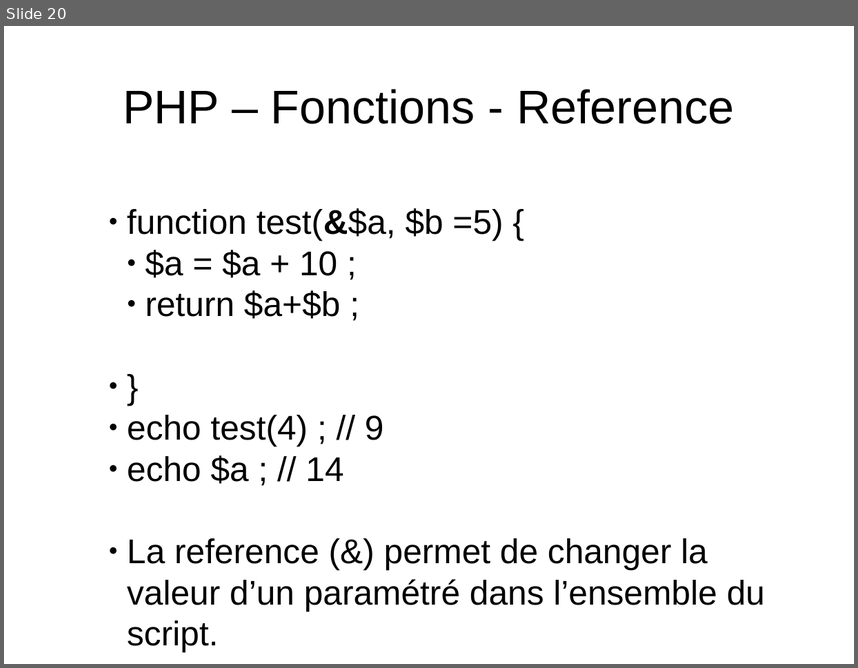
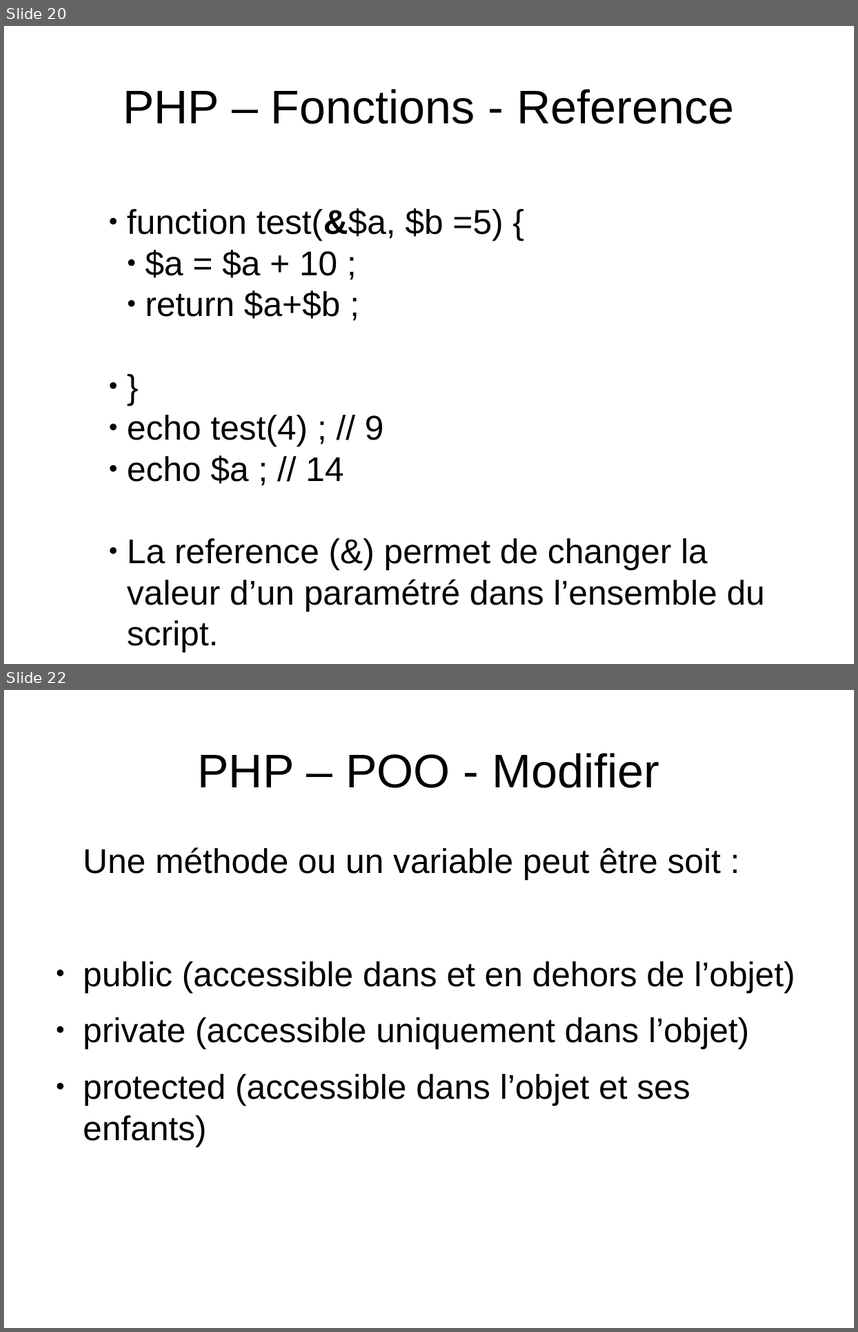
Before and after one commit to NicoM88/formation, a slide deck: PHP/formation.odp. Shown one above the other, each under a label of ours: slide 20 before the commit, slides 20 and 22 after it; the slides between them are not shown. The pictures are 858x668 and 858x1332 pixels, drawn with LibreOffice and Linux fonts; fonts in the diff are those of the drawing. Boxes give left, top, right and bottom in pixels: in the first picture for what was removed or moved away, otherwise in the second. Text is boxed around its words. In the diff, an @@ line names an element or a change of style, - is before the commit and + after.

```diff
--- a/PHP/formation.odp
+++ b/PHP/formation.odp
@@ slide 22 added at [4, 690, 854, 1328], background #FFFFFF @@
@@ title added at [197, 753, 660, 788], 44 pt, text #000000 @@
+PHP – POO - Modifier
@@ text added at [83, 847, 795, 1146], 32 pt, text #000000 @@
+Une méthode ou un variable peut être soit :
+● public (accessible dans et en dehors de l’objet)
+● private (accessible uniquement dans l’objet)
+● protected (accessible dans l’objet et ses enfants)
```
Also in this commit, not shown: 5 other slides added, 1 slide removed, 1 other file.
